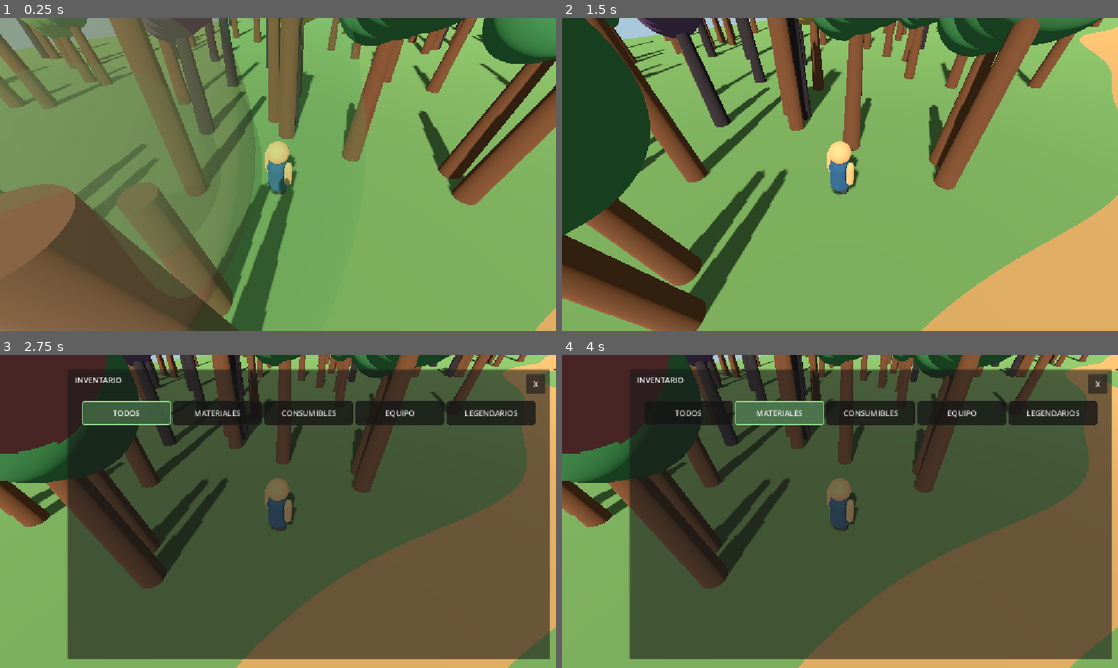
Above: before the commit, frames 1-4 (two rows, left to right).
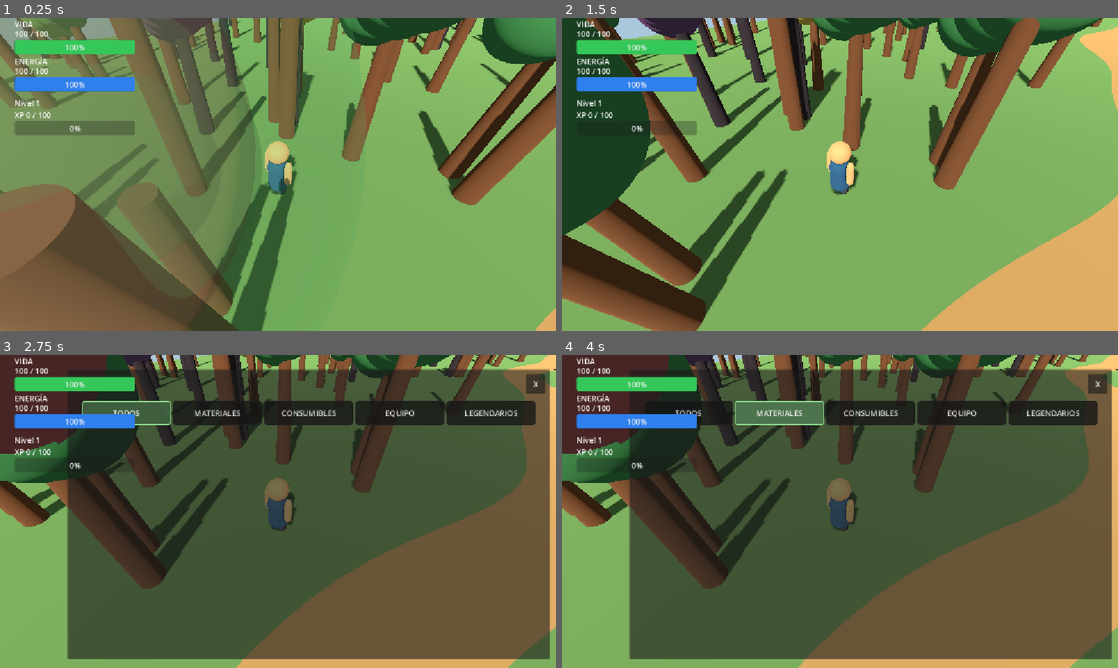
Above: after the commit, the same moments.

Repository: AdolfoBarca/MUNDO_LEYENDAS
Game: Godot game, scene res://SenderoGuardianes.tscn
Two runs of this game, one before a commit and one after it. Both use one fixed random seed, a clock stepped at 60 frames per second and the inputs below. This scene is started directly instead of the project's main scene.
Inputs (mouse positions are in pixels of both pictures, inside the frame that each line leads up to):
- Up to frame 1 (0.25 s): no input
- Up to frame 2 (1.5 s): tap Enter at 0.5 s; move the mouse to (962, 158) at 0.52 s; hold D 0.53-1.28 s; tap P at 0.6 s; click (962, 158) at 0.67 s; move the mouse to (728, 190) at 1.27 s; hold S from 1.28 s (still down); tap E at 1.35 s
- Up to frame 3 (2.75 s): move the mouse to (333, 442) at 2.02 s; release S at 2.03 s; hold D from 2.03 s (still down); tap I at 2.1 s
- Up to frame 4 (4 s): release D at 2.75 s; click "TODOS" at 2.75 s; click "MATERIALES" at 3.5 s

The runs differ from the first frame. In frame 1, 3.3% of the frame differs, in the area x 2-25%, y 0-38%; in frame 2, 2.8%; in frame 3, 2.7%; in frame 4, 2.7%.

Commit message:
Agregar Guardian del Bosque y HUD del Sendero

Diff:
--- /dev/null
+++ b/GuardianBosque.gd
@@ -0,0 +1,14 @@
+extends "res://EnemigoPrueba.gd"
+
+# GUARDIAN DEL BOSQUE - Sendero de los Guardianes.
+# Reutiliza IA, combate, muerte y reaparicion del enemigo base.
+
+@onready var barra_vida_3d: Sprite3D = $BarraVida3D
+@onready var viewport_vida: SubViewport = $ViewportVida
+
+func _ready() -> void:
+    # Asignar el viewport directamente evita rutas invalidas
+    # al cargar la textura como subrecurso de la escena.
+    barra_vida_3d.texture = viewport_vida.get_texture()
+    super._ready()
+    print("GUARDIAN DEL BOSQUE LISTO: ", name)
--- /dev/null
+++ b/GuardianBosque.tscn
@@ -0,0 +1,57 @@
+[gd_scene load_steps=5 format=3]
+
+[ext_resource type="Script" path="res://GuardianBosque.gd" id="1_guardian"]
+
+[sub_resource type="CapsuleMesh" id="CapsuleMesh_guardian"]
+radius = 0.65
+height = 2.3
+
+[sub_resource type="StandardMaterial3D" id="Material_guardian"]
+albedo_color = Color(0.16, 0.39, 0.24, 1)
+roughness = 1.0
+
+[sub_resource type="CapsuleShape3D" id="CapsuleShape_guardian"]
+radius = 0.65
+height = 2.3
+
+[node name="GuardianBosque" type="CharacterBody3D"]
+script = ExtResource("1_guardian")
+vida_maxima = 120
+ataque_base = 12
+velocidad_movimiento = 2.5
+distancia_deteccion = 6.0
+distancia_maxima_persecucion = 12.0
+distancia_ataque = 1.8
+tiempo_entre_ataques = 1.5
+tiempo_respawn = 10.0
+
+[node name="MeshInstance3D" type="MeshInstance3D" parent="."]
+mesh = SubResource("CapsuleMesh_guardian")
+surface_material_override/0 = SubResource("Material_guardian")
+
+[node name="CollisionShape3D" type="CollisionShape3D" parent="."]
+shape = SubResource("CapsuleShape_guardian")
+
+[node name="VidaLabel" type="Label3D" parent="."]
+position = Vector3(0, 2.0, 0)
+billboard = 1
+text = "120 / 120"
+
+[node name="ViewportVida" type="SubViewport" parent="."]
+size = Vector2i(180, 24)
+transparent_bg = true
+
+[node name="BarraVida" type="ProgressBar" parent="ViewportVida"]
+anchors_preset = 15
+anchor_right = 1.0
+anchor_bottom = 1.0
+grow_horizontal = 2
+grow_vertical = 2
+max_value = 120.0
+value = 120.0
+show_percentage = false
+
+[node name="BarraVida3D" type="Sprite3D" parent="."]
+position = Vector3(0, 2.2, 0)
+pixel_size = 0.005
+billboard = 1
--- a/SenderoGuardianes.tscn
+++ b/SenderoGuardianes.tscn
@@ -1,6 +1,7 @@
 [gd_scene format=3 uid="uid://bcpdfes7rqkr7"]
 
 [ext_resource type="Script" uid="uid://c3vb236dt4jqd" path="res://SenderoGuardianes.gd" id="1_h2dps"]
+[ext_resource type="PackedScene" path="res://GuardianBosque.tscn" id="2_nru8k"]
 [ext_resource type="Script" uid="uid://ba1n56m0xsuw4" path="res://Heroe.gd" id="3_ddhu0"]
 [ext_resource type="Material" uid="uid://b4lcoj1mqmhph" path="res://MaterialPiel.tres" id="4_rtguw"]
 [ext_resource type="Script" uid="uid://cgi425hsbbcrs" path="res://Camara.gd" id="5_ddhu0"]
@@ -42,6 +43,8 @@
 
 [node name="SenderoGuardianes" type="Node3D" unique_id=1367337401]
 script = ExtResource("1_h2dps")
+
+[node name="GuardianBosque" parent="." unique_id=2103875609 instance=ExtResource("2_nru8k")]
 
 [node name="Terreno" type="MeshInstance3D" parent="." unique_id=1239315575]
 transform = Transform3D(1, 0, 0, 0, 1, 0, 0, 0, 1, 0, -0.25, 0)
@@ -203,3 +206,42 @@
 
 [node name="ListaObjetos" type="VBoxContainer" parent="HUDInventario/PanelObjetosObtenidos" unique_id=1081924402]
 layout_mode = 2
+
+[node name="Interfaz" type="CanvasLayer" parent="." unique_id=1090571086]
+
+[node name="BarraVida" type="ProgressBar" parent="Interfaz" unique_id=1790495520]
+offset_left = 30.0
+offset_top = 45.0
+offset_right = 280.0
+offset_bottom = 75.0
+value = 100.0
+
+[node name="TextoVida" type="Label" parent="Interfaz" unique_id=1563301312]
+offset_left = 30.0
+offset_top = 20.0
+offset_right = 70.0
+offset_bottom = 43.0
+
+[node name="TextoNivel" type="Label" parent="Interfaz" unique_id=1462809511]
+offset_left = 30.0
+offset_top = 85.0
+offset_right = 70.0
+offset_bottom = 108.0
+
+[node name="TextoExperiencia" type="Label" parent="Interfaz" unique_id=369806584]
+offset_left = 30.0
+offset_top = 110.0
+offset_right = 70.0
+offset_bottom = 133.0
+
+[node name="BarraExperiencia" type="ProgressBar" parent="Interfaz" unique_id=1188809409]
+offset_left = 30.0
+offset_top = 135.0
+offset_right = 280.0
+offset_bottom = 162.0
+
+[node name="TextoDerrota" type="Label" parent="Interfaz" unique_id=420766856]
+visible = false
+offset_right = 40.0
+offset_bottom = 23.0
+text = "HAS SIDO DERROTADO"
